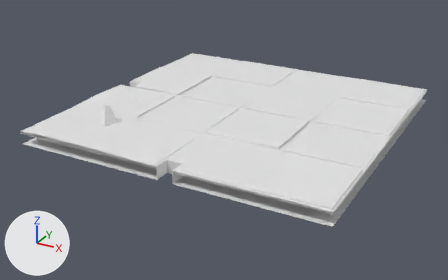
Renders of the FBX model Assets/Data/Level/Biomes/AbyssalRuins/Models/K_Floor_Overgrowth_1.fbx from each side of a commit.
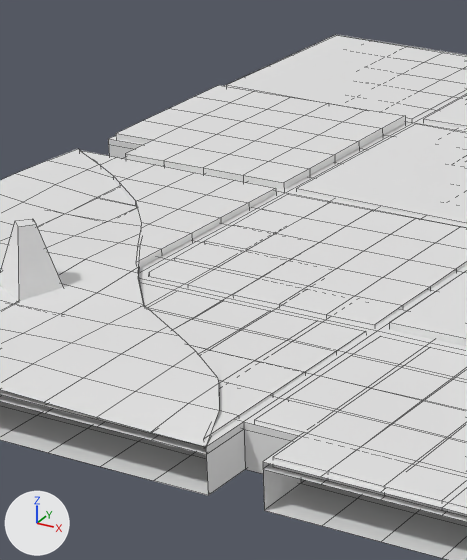
Old and new are each drawn whole from a 50 mm camera at (4.42, -8.65, 3.69) aimed at (-0.15, -0.34, -0.47) and again close up on the part from 22% to 51% of the width and 16% to 71% of the height. The axes (+X, +Y, +Z) are drawn at lower left. The lights are the same throughout. The first two pictures are the older version. The close-ups show mesh edges as thin lines. Where no turn or scale is listed for an object, it has been applied to the vertices.

Objects in the first close-up: 'K_Floor_Overgrowth_1', 'K_Floor_Overgrowth_1_ColGround0', 'K_Floor_Overgrowth_1_ColGround5'.
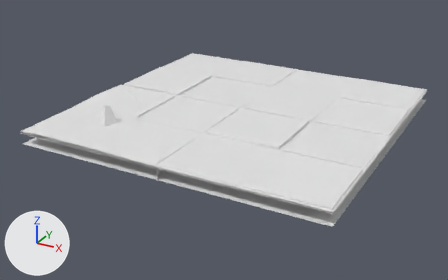
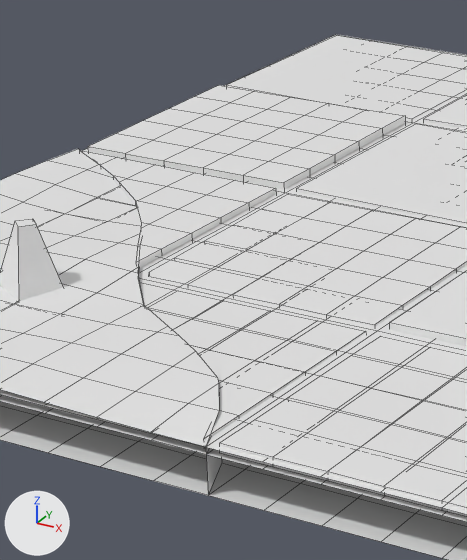
Boxes (x1, y1, x2, y2) around the edits, measured in the close-ups (467 x 560 px; the box of a moved part takes in the faces that stretch with it):
'K_Floor_Overgrowth_1_ColGround0', reshaped: before (108, 35, 467, 560); after (83, 35, 467, 560)
part 1 of me_k_floor_overgrowth_1_colground0, moved or reshaped (not visible afterwards): before (108, 139, 142, 158)
part 2 of me_k_floor_overgrowth_1_colground0, moved or reshaped: (206, 422, 301, 511) in both
part 3 of me_k_floor_overgrowth_1, built on: before (116, 134, 152, 144); after (88, 133, 152, 159)
part 4 of me_k_floor_overgrowth_1, built on: before (254, 420, 307, 434); after (207, 420, 307, 469)

Edits to the bpy script that builds the scene:
```text
Change me_k_floor_overgrowth_1:
    used by ob_k_floor_overgrowth_1; location = (0.0, 0.0, 0.0)
    verts and faces of me_k_floor_overgrowth_1; kept vertices keep their numbers, new ones are numbered from 889
    before: 189 (-2.25, 0.25, -0.03), 190 (-2.5, 0.25, -0.03) at pixel (108, 144), 210 (-2.25, 0.0, -0.03), 211 (-2.5, 0.0, -0.03), 452 (-2.23, 0.27, 0.03) at pixel (153, 140)
    before: 453 (-2.46, 0.27, 0.03) at pixel (115, 133), 458 (-2.23, 0.04, 0.03) at pixel (125, 153), 459 (-2.46, 0.04, 0.03), 476 (-2.46, 0.27, -0.03), 477 (-2.23, 0.27, -0.03)
    before: 479 (-2.23, 0.03, -0.03)
    before: 373 (0.0, -2.25, -0.03) at pixel (243, 429), 375 (0.25, -2.25, -0.03), 385 (0.0, -2.5, -0.03) at pixel (206, 454), 386 (0.25, -2.5, -0.03) at pixel (262, 469), 695 (0.27, -2.23, 0.01) at pixel (307, 433)
    before: 696 (0.04, -2.23, 0.01) at pixel (254, 420), 701 (0.27, -2.46, 0.01) at pixel (272, 457), 702 (0.04, -2.46, 0.01), 719 (0.04, -2.23, -0.03), 720 (0.27, -2.23, -0.03)
    before: 722 (0.27, -2.46, -0.03) at pixel (272, 466)
    remove me_k_floor_overgrowth_1.from_pydata(...)  # 889 vertices, 738 faces; spans x -2.5..2.5, y -2.5..2.5, z -0.03..0.31
    add me_k_floor_overgrowth_1.from_pydata(...)  # 889 vertices, 742 faces; spans x -2.5..2.5, y -2.5..2.5, z -0.03..0.31
    me_k_floor_overgrowth_1 part 3
    add delete_vertices([477])  # with the faces that use them
    add verts[889] = (-2.46, 0.03, -0.03)
    add faces += [(189, 190, 211, 210), (458, 459, 889, 479), (453, 476, 889, 459)]  # mat_joint (white #e7e7e7)
    add faces += [(452, 453, 459, 458)]  # mat_floor (white #e7e7e7)
    me_k_floor_overgrowth_1 part 4
    add delete_vertices([720])  # with the faces that use them
    add verts[890] = (0.04, -2.46, -0.03)  # pixel (219, 452)
    add faces += [(373, 385, 386, 375), (701, 702, 890, 722), (696, 719, 890, 702)]  # mat_joint (white #e7e7e7)
    add faces += [(695, 696, 702, 701)]  # mat_floor (white #e7e7e7)
Change me_k_floor_overgrowth_1_colground0:
    used by ob_k_floor_overgrowth_1_colground0; location = (0.0, 0.0, 0.0)
    verts and faces of me_k_floor_overgrowth_1_colground0; kept vertices keep their numbers, new ones are numbered from 792
    before: 189 (-2.25, 0.25, 0.0), 190 (-2.5, 0.25, 0.0) at pixel (108, 139), 210 (-2.25, 0.0, 0.0), 211 (-2.5, 0.0, 0.0), 396 (-2.5, 0.25, -0.2)
    before: 397 (-2.25, 0.25, -0.2), 398 (-2.25, 0.0, -0.2), 399 (-2.5, 0.0, -0.2)
    before: 373 (0.0, -2.25, 0.0) at pixel (243, 421), 375 (0.25, -2.25, 0.0) at pixel (299, 435), 385 (0.0, -2.5, 0.0) at pixel (205, 447), 386 (0.25, -2.5, 0.0) at pixel (262, 461), 418 (0.0, -2.25, -0.2) at pixel (245, 469)
    before: 419 (0.25, -2.25, -0.2) at pixel (300, 483), 420 (0.0, -2.5, -0.2) at pixel (208, 495), 421 (0.25, -2.5, -0.2) at pixel (264, 510)
    remove me_k_floor_overgrowth_1_colground0.from_pydata(...)  # 792 vertices, 733 faces; spans x -2.5..2.5, y -2.5..2.5, z -0.2..0.0
    add me_k_floor_overgrowth_1_colground0.from_pydata(...)  # 792 vertices, 731 faces; spans x -2.5..2.5, y -2.5..2.5, z -0.2..0.0
    me_k_floor_overgrowth_1_colground0 part 1
    add delete_faces([(189, 190, 396, 397), (189, 397, 398, 210), (210, 398, 399, 211)])
    add faces += [(189, 190, 211, 210), (396, 397, 398, 399)]
    me_k_floor_overgrowth_1_colground0 part 2
    add delete_faces([(373, 385, 420, 418), (373, 418, 419, 375), (375, 419, 421, 386)])
    add faces += [(373, 385, 386, 375), (418, 419, 421, 420)]
```
